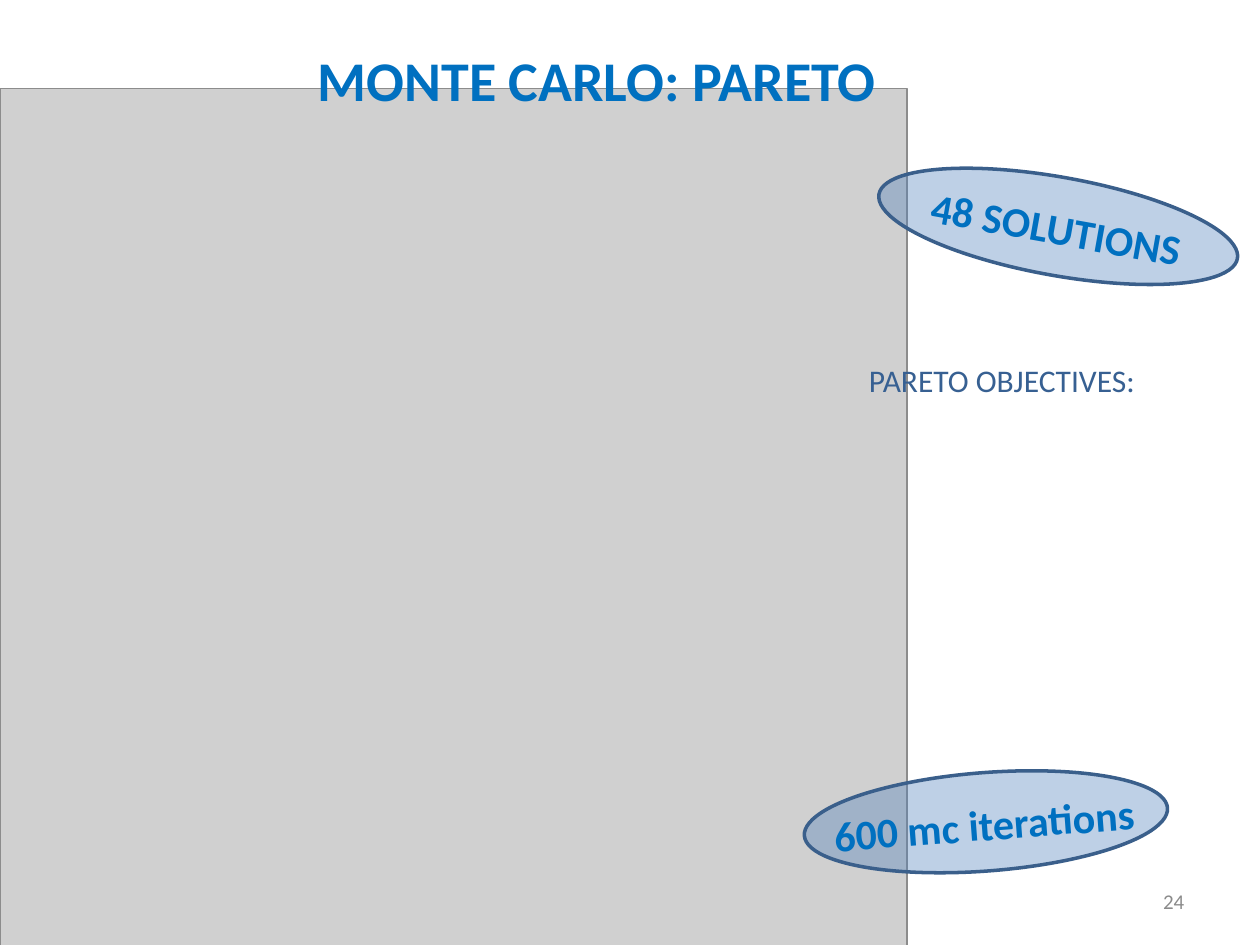
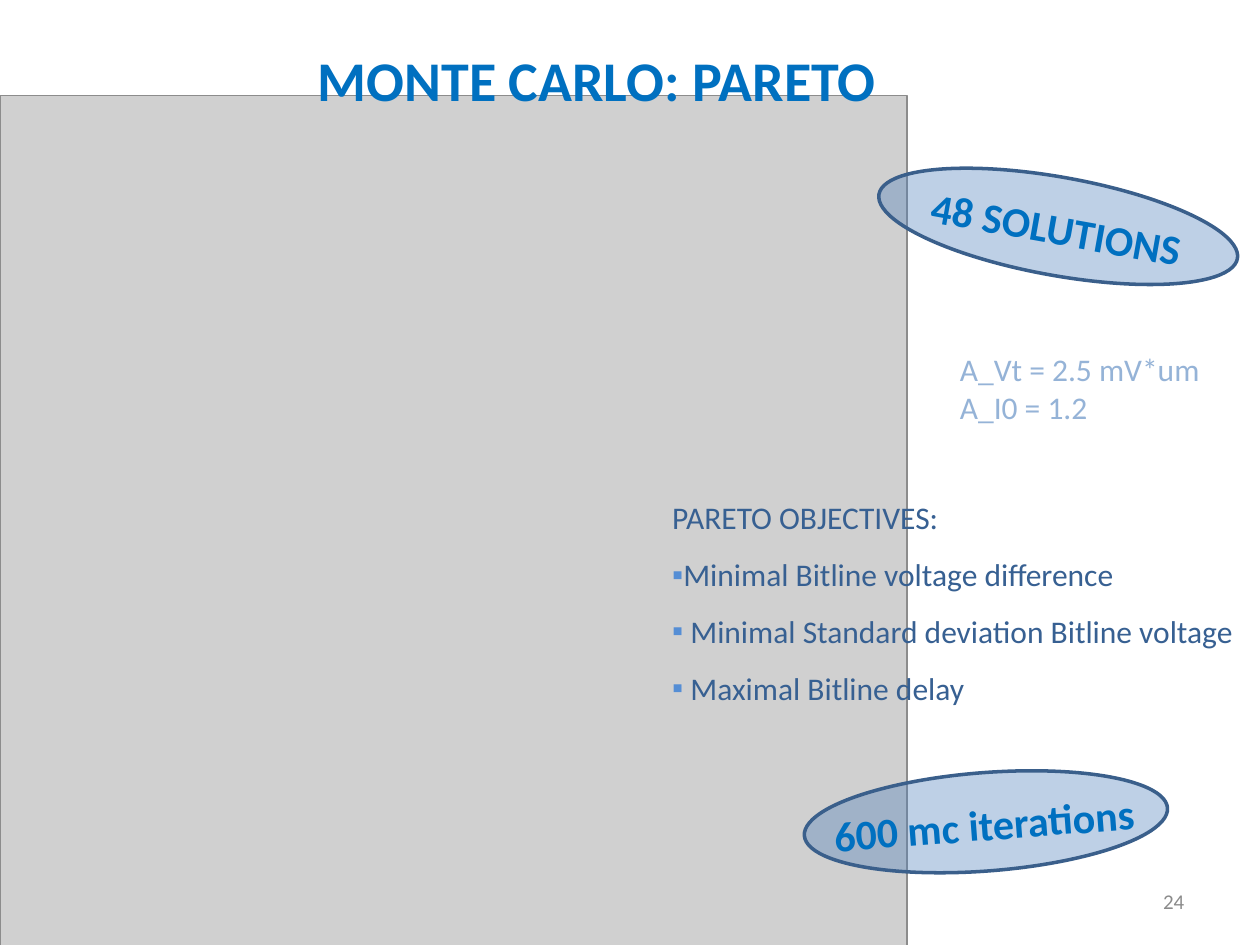
Before and after one commit to alexander-standaert/Thesis-Design-of-RRam, a slide deck: slide 24 of Design/LoadAnalysis/fig/load_analysis.pptx. Drawn at 1260x945 pixels with LibreOffice and Linux fonts; fonts in the diff are those of the drawing; grey boxes stand for pictures. Boxes give left, top, right and bottom in pixels: in the first picture for what was removed or moved away, otherwise in the second. Text is boxed around its words. In the diff, an @@ line names an element or a change of style, - is before the commit and + after.

```diff
--- a/Design/LoadAnalysis/fig/load_analysis.pptx
+++ b/Design/LoadAnalysis/fig/load_analysis.pptx
@@ picture: place and size @@
-picture at [0, 88, 907, 945]
+picture at [0, 96, 907, 945]
@@ text added at [960, 359, 1199, 423], 18 pt, text #95B3D7 @@
+A_Vt = 2.5 mV*um
+A_I0 = 1.2
@@ text "PARETO OBJECTIVES:": place and size @@
-text "PARETO OBJECTIVES:" at [869, 365, 1135, 399]
+text "PARETO OBJECTIVES:" at [672, 503, 1232, 707]
@@ text at [683, 560, 1232, 707]: paragraphs added @@
+▪ Minimal Bitline voltage difference
+▪ Minimal Standard deviation Bitline voltage
+▪ Maximal Bitline delay
```
Also in this commit, not shown: 3 other slides changed, 17 slides added, 2 slides removed, 56 other files.
